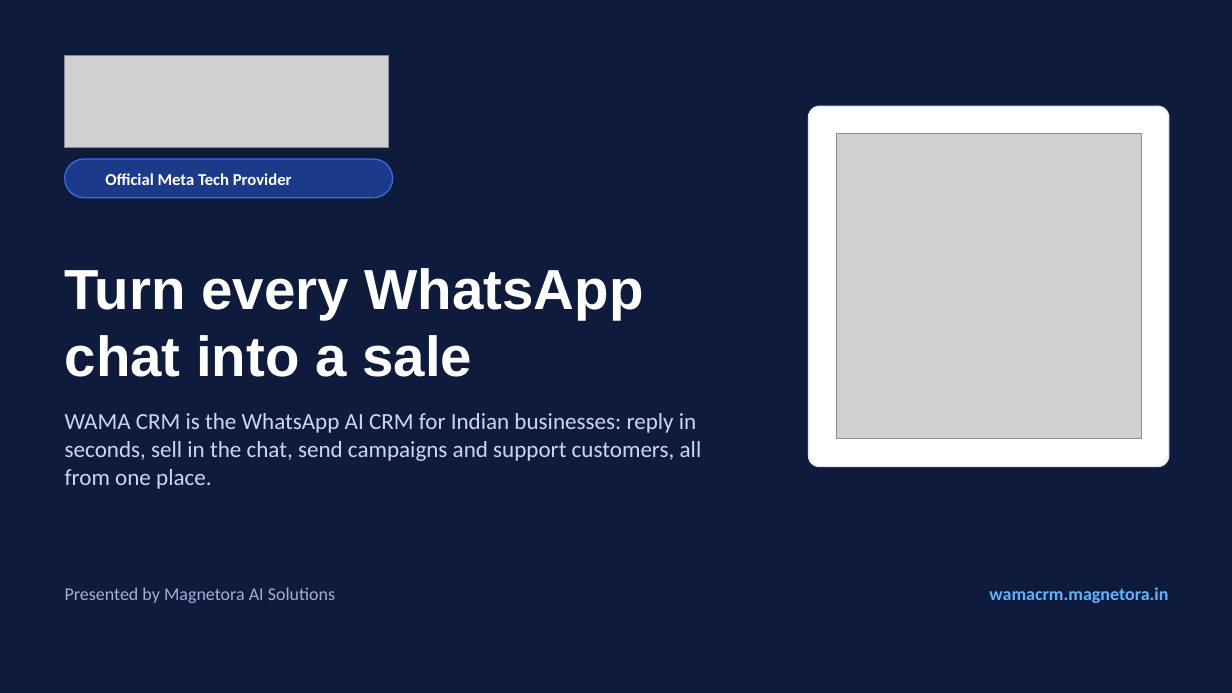
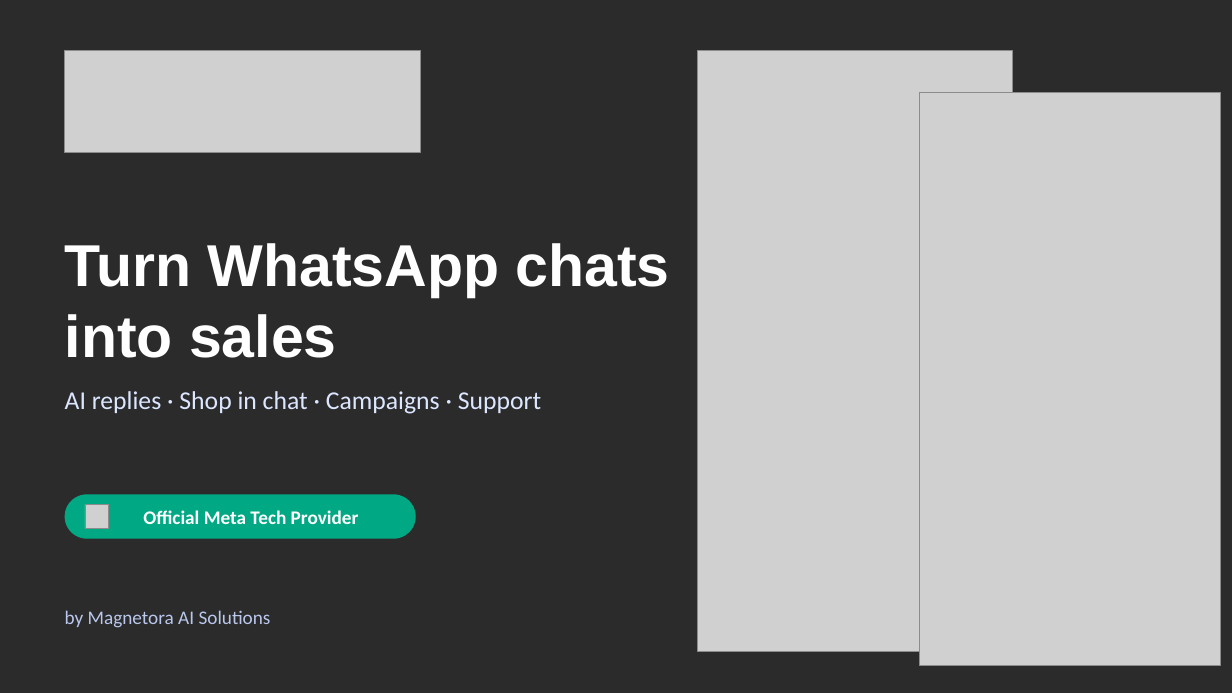
Before and after one commit to tejachennu/Marketing-CRM, a slide deck: slide 1 of docs/presentations/WAMA-CRM-Client-Presentation.pptx. Drawn at 1232x693 pixels with LibreOffice and Linux fonts; fonts in the diff are those of the drawing; grey boxes stand for pictures; background and template pictures are left out; a plain dark background stands for a picture behind light text. Boxes give left, top, right and bottom in pixels: in the first picture for what was removed or moved away, otherwise in the second. Text is boxed around its words. In the diff, an @@ line names an element or a change of style, - is before the commit and + after.

```diff
--- a/docs/presentations/WAMA-CRM-Client-Presentation.pptx
+++ b/docs/presentations/WAMA-CRM-Client-Presentation.pptx
@@ background #0E1B3D to picture (left out) @@
@@ picture: place and size @@
-picture at bbox=[65, 55, 388, 148]
+picture at bbox=[65, 51, 421, 152]
@@ picture: place and size @@
-picture at bbox=[836, 134, 1141, 439]
+picture at bbox=[698, 51, 1013, 652]
@@ rounded rectangle removed at bbox=[809, 106, 1169, 467] @@
@@ picture added at bbox=[920, 92, 1220, 665] @@
@@ rounded rectangle removed at bbox=[65, 159, 393, 198] @@
@@ title at bbox=[65, 243, 670, 358]: text changed; size 44 to 46 pt @@
-Turn every WhatsApp chat into a sale
+Turn WhatsApp chats into sales
@@ text removed at bbox=[65, 413, 702, 489] @@
-WAMA CRM is the WhatsApp AI CRM for Indian businesses: reply in seconds, sell in the chat, send campaigns and support customers, all from one place.
@@ text added at bbox=[65, 391, 541, 414], 20 pt, text #DCE6FF @@
+AI replies · Shop in chat · Campaigns · Support
@@ text "Official Meta Tech Provider": place and size @@
-text "Official Meta Tech Provider" at bbox=[105, 173, 292, 185]
+text "Official Meta Tech Provider" at bbox=[143, 510, 359, 524]
@@ text "Official Meta Tech Provider" at bbox=[143, 510, 359, 524]: size 13 to 15 pt; alignment left to centre @@
@@ rounded rectangle added at bbox=[65, 494, 416, 539], fill #00A884 @@
@@ picture added at bbox=[85, 505, 109, 529] @@
@@ text removed at bbox=[989, 587, 1168, 603] @@
-wamacrm.magnetora.in
@@ text at bbox=[65, 610, 271, 628]: text changed; size 14 to 15 pt; text colour #9FB0D6 to #B9C7EC @@
-Presented by Magnetora AI Solutions
+by Magnetora AI Solutions
```
Also in this commit, not shown: 7 other slides changed, 6 slides added, 6 slides removed, 13 other files.
